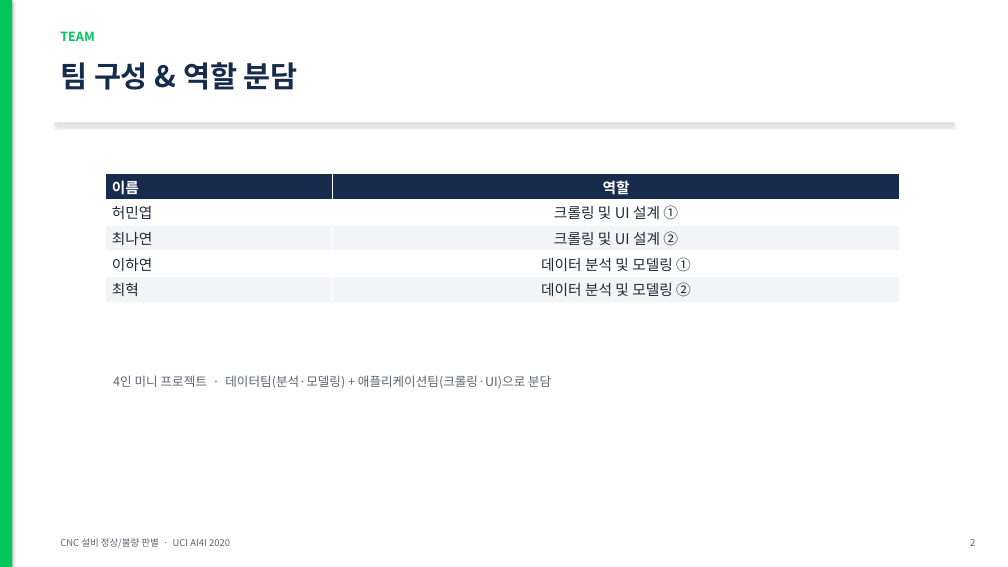
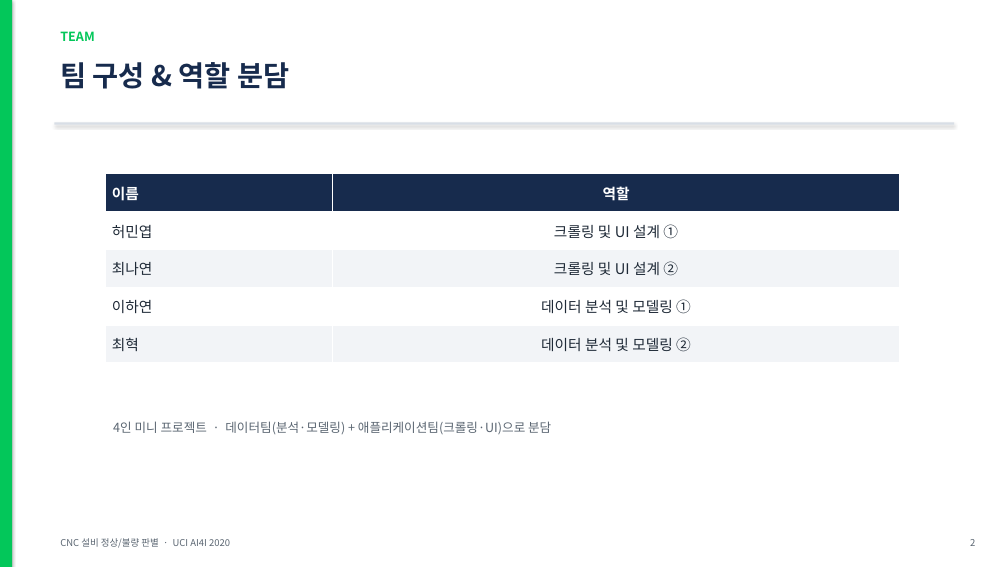
Before and after one commit to hmy7788/python_data_analyze, a slide deck: slide 2 of 발표자료_CNC설비_정상불량판별.pptx. Drawn at 1008x567 pixels with LibreOffice and Linux fonts; fonts in the diff are those of the drawing. Boxes give left, top, right and bottom in pixels: in the first picture for what was removed or moved away, otherwise in the second. Text is boxed around its words. In the diff, an @@ line names an element or a change of style, - is before the commit and + after.

```diff
--- a/발표자료_CNC설비_정상불량판별.pptx
+++ b/발표자료_CNC설비_정상불량판별.pptx
@@ text "팀 구성 & 역할 분담" at [60,62,289,89]: size 28 to 27 pt @@
@@ table: place and size @@
-table at [106,174,900,302]
+table at [106,174,900,363]
@@ text "4인 미니 프로젝트 · 데이터팀(분석·모델링) ...": place and size @@
-text "4인 미니 프로젝트 · 데이터팀(분석·모델링) ..." at [113,375,551,388]
+text "4인 미니 프로젝트 · 데이터팀(분석·모델링) ..." at [113,421,551,434]
```
Also in this commit, not shown: 13 other slides changed, 4 slides added, 1 slide removed, 2 other files.
